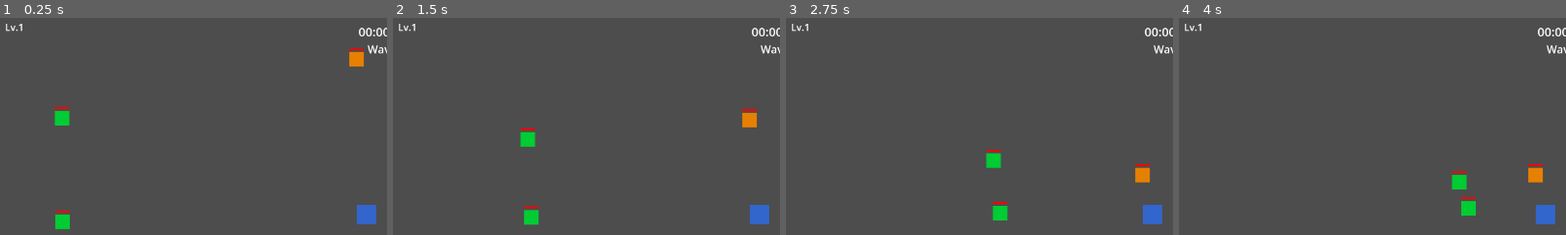
Above: before the commit, frames 1-4 (left to right).
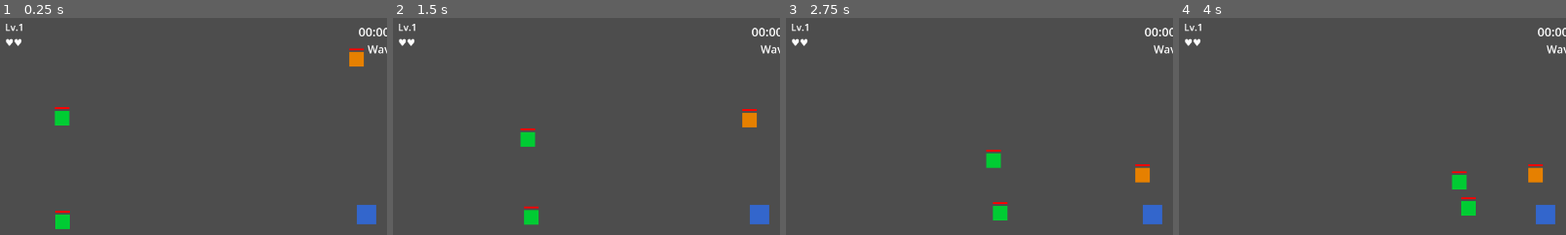
Above: after the commit, the same moments.

Repository: zhistokoepvpp-ctrl/hero-chaos
Game: Godot game, scene res://Scenes/Arena.tscn
The game is run twice, just before and just after one commit, with the same random seed, the same clock (stepped at 60 frames per second) and the same inputs. This scene is started directly instead of the project's main scene.
Inputs (mouse positions are % of the whole screen's width and height, from its top left):
- Up to frame 1 (0.25 s): no input
- Up to frame 2 (1.5 s): move the mouse to (72, 45) at 0.52 s; tap Q (ability_q) at 0.6 s; click (72, 45) at 0.67 s; drag from (30, 55) to (45, 70) at 1.27 s
- Up to frame 3 (2.75 s): move the mouse to (60, 28) at 2.02 s; tap Q (ability_q) at 2.1 s; click (60, 28) at 2.17 s
- Up to frame 4 (4 s): drag from (45, 70) to (20, 35) at 2.77 s; move the mouse to (80, 65) at 3.52 s; tap Q (ability_q) at 3.6 s; click (80, 65) at 3.67 s
The pictures show only the part of the screen within x 0-50%, y 0-50%; the shares and areas given below are measured in that part.

The runs differ from the first frame. In frame 1, less than 0.1% of the frame differs, in the area x 1-6%, y 9-13%; in frame 2, less than 0.1%; in frame 3, less than 0.1%; in frame 4, less than 0.1%.

Commit message:
feat: lives display (hearts) in arena + lobby

Diff:
--- a/game/Scenes/Arena.tscn
+++ b/game/Scenes/Arena.tscn
@@ -39,6 +39,15 @@
 offset_right = 200
 offset_bottom = 30
 text = "Lv.1"
+theme_override_font_sizes/font_size = 16
+
+[node name="LivesLabel" type="Label" parent="."]
+layout_mode = 0
+offset_left = 10
+offset_top = 30
+offset_right = 200
+offset_bottom = 55
+text = "♥♥"
 theme_override_font_sizes/font_size = 16
 
 [node name="HpBg" type="ColorRect" parent="."]
--- a/game/Scenes/MainMenu.tscn
+++ b/game/Scenes/MainMenu.tscn
@@ -1,85 +1,86 @@
-[gd_scene load_steps=2 format=3]
+[gd_scene format=3 uid="uid://k4mbpfc87m6l"]
 
-[ext_resource type="Script" path="res://Scripts/UI/MainMenuUI.gd" id="1"]
+[ext_resource type="Script" uid="uid://jqueajp3prwa" path="res://Scripts/UI/MainMenuUI.gd" id="1"]
 
-[node name="MainMenu" type="Control"]
+[node name="MainMenu" type="Control" unique_id=1264418751]
 layout_mode = 3
 anchors_preset = 0
-size = Vector2i(1280, 720)
+offset_right = 1280.0
+offset_bottom = 720.0
 script = ExtResource("1")
 
-[node name="Title" type="Label" parent="."]
+[node name="Title" type="Label" parent="." unique_id=1503306801]
 layout_mode = 0
-offset_left = 440
-offset_top = 80
-offset_right = 840
-offset_bottom = 140
+offset_left = 440.0
+offset_top = 80.0
+offset_right = 840.0
+offset_bottom = 140.0
+theme_override_font_sizes/font_size = 48
 text = "HERO CHAOS"
 horizontal_alignment = 1
 vertical_alignment = 1
-theme_override_font_sizes/font_size = 48
 
-[node name="BtnHost" type="Button" parent="."]
+[node name="BtnHost" type="Button" parent="." unique_id=2010826320]
 layout_mode = 0
-offset_left = 490
-offset_top = 250
-offset_right = 790
-offset_bottom = 300
+offset_left = 490.0
+offset_top = 250.0
+offset_right = 790.0
+offset_bottom = 300.0
 text = "HOST GAME"
 
-[node name="BtnJoin" type="Button" parent="."]
+[node name="BtnJoin" type="Button" parent="." unique_id=831137553]
 layout_mode = 0
-offset_left = 490
-offset_top = 320
-offset_right = 790
-offset_bottom = 370
+offset_left = 490.0
+offset_top = 320.0
+offset_right = 790.0
+offset_bottom = 370.0
 text = "JOIN GAME"
 
-[node name="IpInput" type="LineEdit" parent="."]
+[node name="IpInput" type="LineEdit" parent="." unique_id=1950645682]
 layout_mode = 0
-offset_left = 440
-offset_top = 390
-offset_right = 740
-offset_bottom = 420
+offset_left = 440.0
+offset_top = 390.0
+offset_right = 740.0
+offset_bottom = 420.0
 placeholder_text = "IP Address (e.g. 127.0.0.1)"
 
-[node name="BtnConnect" type="Button" parent="."]
+[node name="BtnConnect" type="Button" parent="." unique_id=537164412]
 layout_mode = 0
-offset_left = 750
-offset_top = 388
-offset_right = 840
-offset_bottom = 422
+offset_left = 750.0
+offset_top = 388.0
+offset_right = 840.0
+offset_bottom = 422.0
 text = "Connect"
 
-[node name="Status" type="Label" parent="."]
+[node name="Status" type="Label" parent="." unique_id=1063217199]
 layout_mode = 0
-offset_left = 490
-offset_top = 460
-offset_right = 790
-offset_bottom = 500
+offset_left = 490.0
+offset_top = 460.0
+offset_right = 790.0
+offset_bottom = 500.0
+theme_override_font_sizes/font_size = 14
 horizontal_alignment = 1
-theme_override_font_sizes/font_size = 14
 
-[node name="BtnSettings" type="Button" parent="."]
+[node name="BtnSettings" type="Button" parent="." unique_id=1287040985]
 layout_mode = 0
-offset_left = 490
-offset_top = 530
-offset_right = 790
-offset_bottom = 570
+offset_left = 490.0
+offset_top = 530.0
+offset_right = 790.0
+offset_bottom = 570.0
 text = "SETTINGS"
 
-[node name="BtnQuit" type="Button" parent="."]
+[node name="BtnQuit" type="Button" parent="." unique_id=22165674]
 layout_mode = 0
-offset_left = 490
-offset_top = 590
-offset_right = 790
-offset_bottom = 630
+offset_left = 490.0
+offset_top = 590.0
+offset_right = 790.0
+offset_bottom = 630.0
 text = "QUIT"
 
-[node name="MmrLabel" type="Label" parent="."]
+[node name="MmrLabel" type="Label" parent="." unique_id=1540097888]
 layout_mode = 0
-offset_left = 50
-offset_top = 670
-offset_right = 300
-offset_bottom = 700
+offset_left = 50.0
+offset_top = 670.0
+offset_right = 300.0
+offset_bottom = 700.0
 text = "MMR: 1000"
--- a/game/Scripts/UI/ArenaUI.gd
+++ b/game/Scripts/UI/ArenaUI.gd
@@ -17,6 +17,7 @@
 @onready var w_cooldown_bg: ColorRect = $AbilityBox/WPanel/WCooldownBg
 @onready var gold_label: Label = $GoldLabel
 @onready var wave_label: Label = $WaveLabel
+@onready var lives_label: Label = $LivesLabel
 
 var _hero: HeroBase = null
 var _wave_manager: WaveManager = null
@@ -254,6 +255,10 @@
 	level_label.text = "Lv.%d" % p.level
 	gold_label.text = "%dg" % p.gold
 	wave_label.text = "Wave %d" % GameManager.current_wave
+	match p.lives:
+		2: lives_label.text = "♥♥"
+		1: lives_label.text = "♥♡"
+		_: lives_label.text = "♡♡"
 
 	var hp_ratio = clamp(_current_hp / _max_hp, 0.0, 1.0)
 	var mana_ratio = clamp(_current_mana / _max_mana, 0.0, 1.0)
--- a/game/Scripts/UI/LobbyUI.gd
+++ b/game/Scripts/UI/LobbyUI.gd
@@ -70,7 +70,8 @@
 	for pid in GameManager.players:
 		var p = GameManager.players[pid]
 		var label = Label.new()
-		label.text = "%s | %s | Lv.%d | %dg" % [p.player_name, HeroDatabase.get_hero(p.hero_type).name, p.level, p.gold]
+		var hearts = "♥♥" if p.lives == 2 else ("♥♡" if p.lives == 1 else "♡♡")
+		label.text = "%s | %s | Lv.%d | %dg | %s" % [p.player_name, HeroDatabase.get_hero(p.hero_type).name, p.level, p.gold, hearts]
 		player_list.add_child(label)
 
 func _on_ready_pressed():
--- a/game/project.godot
+++ b/game/project.godot
@@ -20,7 +20,6 @@
 config/features=PackedStringArray("4.6")
 boot_splash/bg_color=Color(0.1, 0.1, 0.2, 1)
 config/icon="res://icon.svg"
-boot_splash/fullsize=true
 
 [autoload]
 
